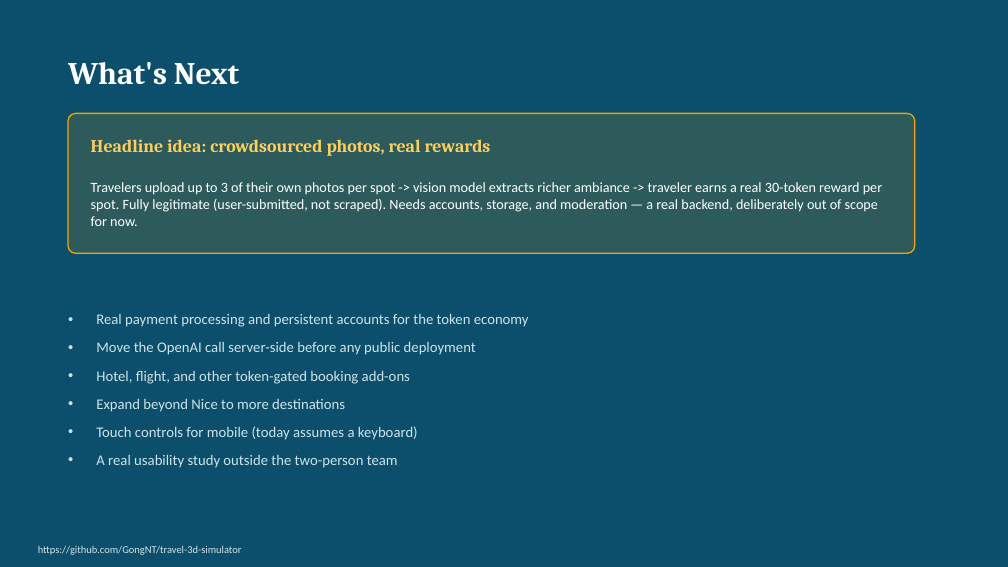
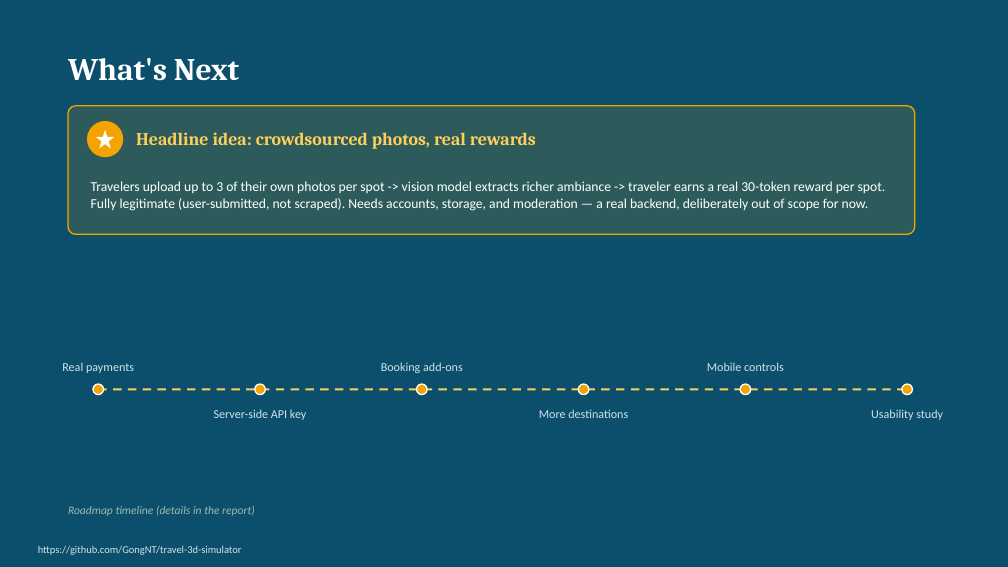
Before and after one commit to GongNT/travel-3d-simulator, a slide deck: slide 12 of report/Final_Presentation.pptx. Drawn at 1008x567 pixels with LibreOffice and Linux fonts; fonts in the diff are those of the drawing. Boxes give left, top, right and bottom in pixels: in the first picture for what was removed or moved away, otherwise in the second. Text is boxed around its words. In the diff, an @@ line names an element or a change of style, - is before the commit and + after.

Commit message:
Reconcile report and deck with recaptured screenshots and fix overlaps
Recaptured screenshots after the token pricing update show Promenade des Anglais as the top-ranked example instead of Cours Saleya Market; updates every caption and prose reference in the report and deck to match. Also fixes several title/body text overlaps and stale content introduced when the deck was reformatted in Google Slides.

```diff
--- a/report/Final_Presentation.pptx
+++ b/report/Final_Presentation.pptx
@@ text "What's Next": place and size @@
-text "What's Next" at (68, 62, 239, 85)
+text "What's Next" at (68, 58, 239, 81)
@@ rounded rectangle: place and size @@
-rounded rectangle at (68, 113, 915, 253)
+rounded rectangle at (68, 106, 915, 234)
@@ rounded rectangle at (68, 106, 915, 234): proportions changed @@
@@ ellipse added at (87, 121, 123, 157), fill #F4A300 @@
@@ star added at (96, 130, 115, 149), fill #FFFFFF @@
@@ text "Headline idea: crowdsourced photos, real ...": place and size @@
-text "Headline idea: crowdsourced photos, real ..." at (91, 139, 491, 156)
+text "Headline idea: crowdsourced photos, real ..." at (136, 132, 536, 149)
@@ text "Travelers upload up to 3 ..." at (91, 181, 886, 211): size 13.5 to 13 pt @@
@@ text removed at (96, 313, 529, 468) @@
-• Real payment processing and persistent accounts for the token economy
-• Move the OpenAI call server-side before any public deployment
-• Hotel, flight, and other token-gated booking add-ons
-• Expand beyond Nice to more destinations
-• Touch controls for mobile (today assumes a keyboard)
-• A real usability study outside the two-person team
@@ text added at (62, 362, 134, 373), 11.5 pt, text #CFE3E8 @@
+Real payments
@@ ellipse added at (93, 384, 104, 395), fill #F4A300, outline #FFFFFF 1.25 pt @@
@@ line added from (98, 389) to (907, 389), #FFCF5C 2 pt dashed @@
@@ ellipse added at (255, 384, 265, 395), fill #F4A300, outline #FFFFFF 1.25 pt @@
@@ text added at (381, 362, 463, 373), 11.5 pt, text #CFE3E8 @@
+Booking add-ons
@@ ellipse added at (417, 384, 427, 395), fill #F4A300, outline #FFFFFF 1.25 pt @@
@@ ellipse added at (578, 384, 589, 395), fill #F4A300, outline #FFFFFF 1.25 pt @@
@@ text added at (707, 362, 784, 371), 11.5 pt, text #CFE3E8 @@
+Mobile controls
@@ ellipse added at (740, 384, 751, 395), fill #F4A300, outline #FFFFFF 1.25 pt @@
@@ ellipse added at (902, 384, 913, 395), fill #F4A300, outline #FFFFFF 1.25 pt @@
@@ text added at (214, 409, 307, 420), 11.5 pt, text #CFE3E8 @@
+Server-side API key
@@ text added at (539, 409, 628, 418), 11.5 pt, text #CFE3E8 @@
+More destinations
@@ text added at (871, 409, 943, 420), 11.5 pt, text #CFE3E8 @@
+Usability study
@@ text added at (68, 506, 255, 516), 11 pt, text #9FB8B0, italic @@
+Roadmap timeline (details in the report)
```
Also in this commit, not shown: 9 other slides changed, 8 other files.
